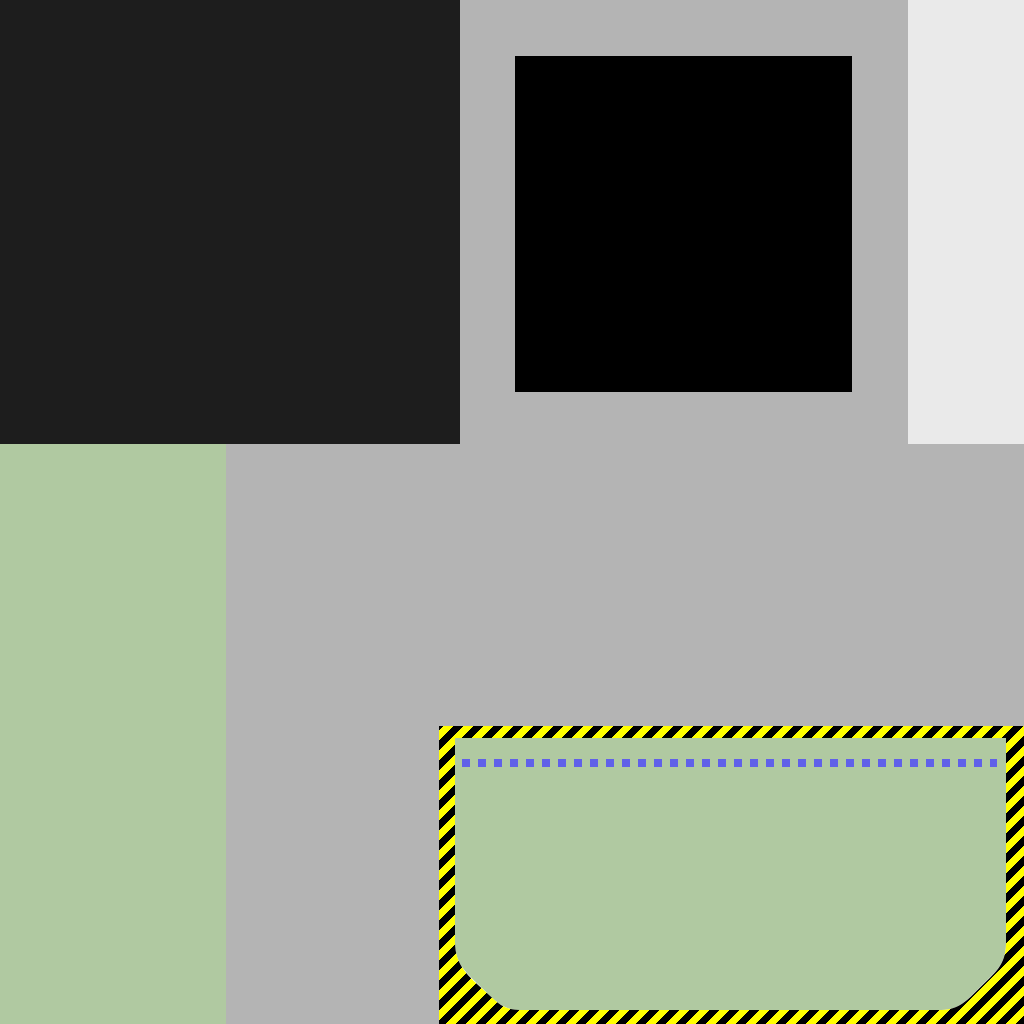
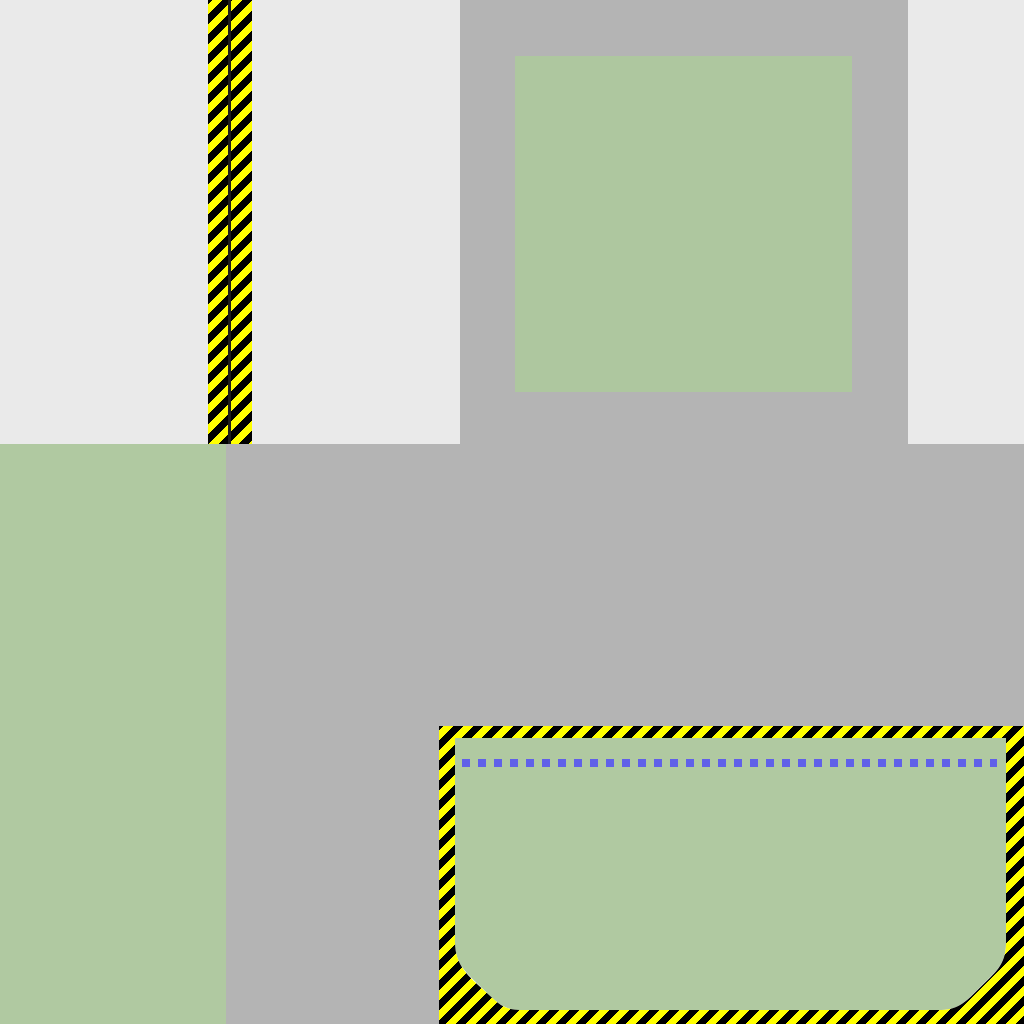
Layers edited between the first and the second 1024px x 1024px image:
painted on "texture" over [0, 0, 852, 444]
moved "norm copy" above "norm #1", painted on it over [0, 0, 852, 444]
